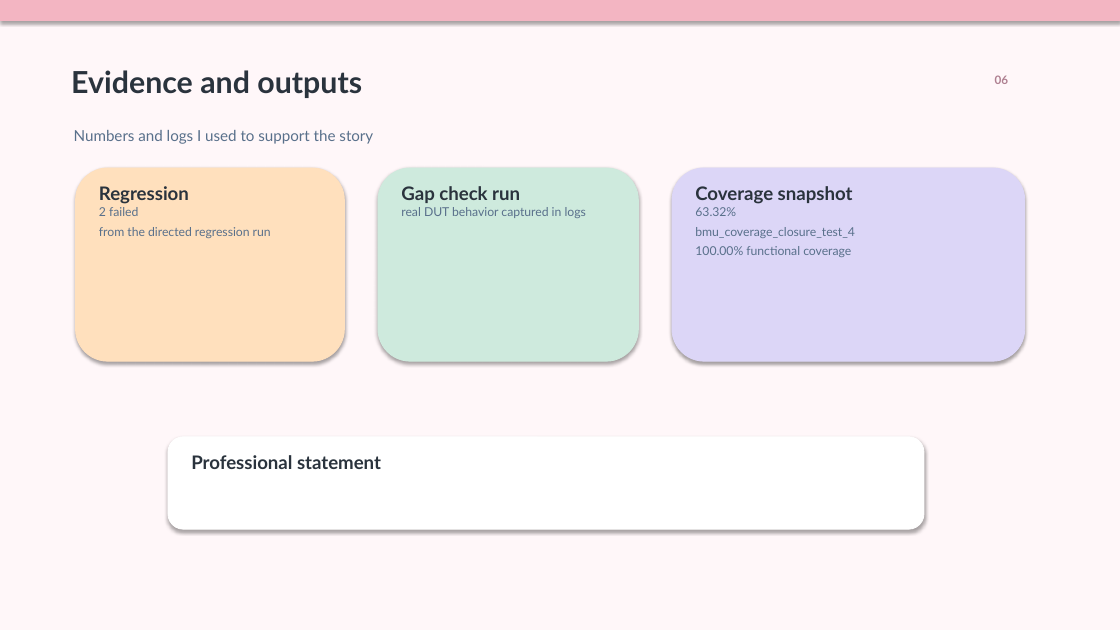
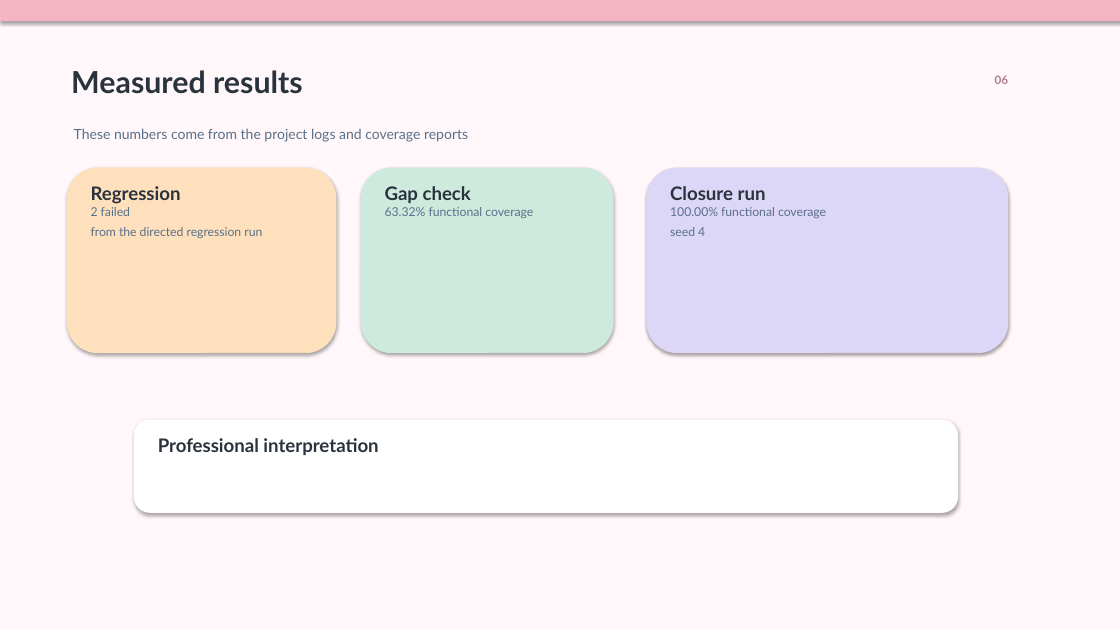
Before and after one commit to JHT127/riscv-bmu-verification, a slide deck: slide 7 of docs/05_presentation/BMU_Verification_Presentation.pptx. Drawn at 1120x630 pixels with LibreOffice and Linux fonts; fonts in the diff are those of the drawing. Boxes give left, top, right and bottom in pixels: in the first picture for what was removed or moved away, otherwise in the second. Text is boxed around its words. In the diff, an @@ line names an element or a change of style, - is before the commit and + after.

```diff
--- a/docs/05_presentation/BMU_Verification_Presentation.pptx
+++ b/docs/05_presentation/BMU_Verification_Presentation.pptx
@@ text at (71, 70, 303, 94): text changed @@
-Evidence and outputs
+Measured results
@@ text at (74, 128, 468, 142): text changed; size 13 to 12 pt @@
-Numbers and logs I used to support the story
+These numbers come from the project logs and coverage reports
@@ rounded rectangle: place and size @@
-rounded rectangle at (76, 168, 344, 361)
+rounded rectangle at (67, 168, 336, 353)
@@ text "Regression": place and size @@
-text "Regression" at (99, 186, 271, 238)
+text "Regression" at (91, 186, 262, 238)
@@ rounded rectangle: place and size @@
-rounded rectangle at (378, 168, 639, 361)
+rounded rectangle at (361, 168, 613, 353)
@@ rounded rectangle: place and size @@
-rounded rectangle at (672, 168, 1025, 361)
+rounded rectangle at (647, 168, 1008, 353)
@@ text "Closure run": place and size @@
-text "Closure run" at (695, 186, 855, 257)
+text "Closure run" at (670, 186, 826, 236)
@@ text at (385, 186, 533, 218): text changed @@
-Gap check run
-real DUT behavior captured in logs
+Gap check
+63.32% functional coverage
@@ text at (670, 186, 766, 200): text changed; size 10.5 to 16 pt; text colour #59708B to #2A333D; bold on @@
-Coverage snapshot
-63.32%
-bmu_coverage_closure_test_4
+Closure run
@@ text at (670, 227, 705, 236): paragraph added @@
+seed 4
@@ rounded rectangle: place and size @@
-rounded rectangle at (168, 437, 924, 529)
+rounded rectangle at (134, 420, 958, 513)
@@ text at (158, 438, 378, 455): text changed @@
-Professional statement
+Professional interpretation
```
Also in this commit, not shown: 7 other slides changed, 2 slides added, 2 slides removed.
